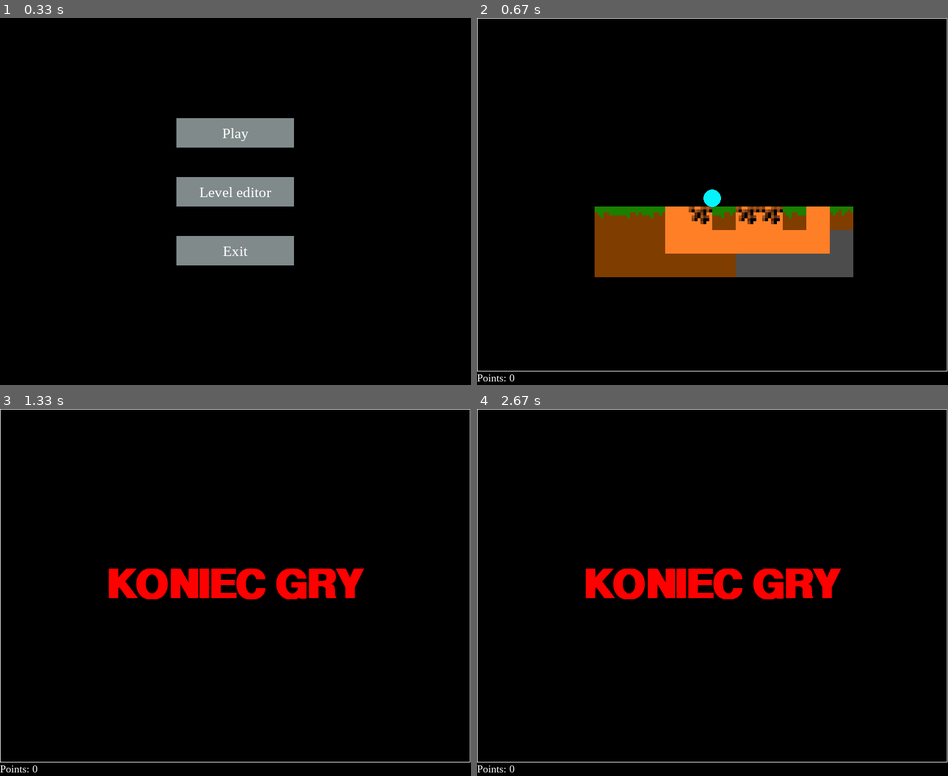
Above: before the commit, frames 1-4 (two rows, left to right).
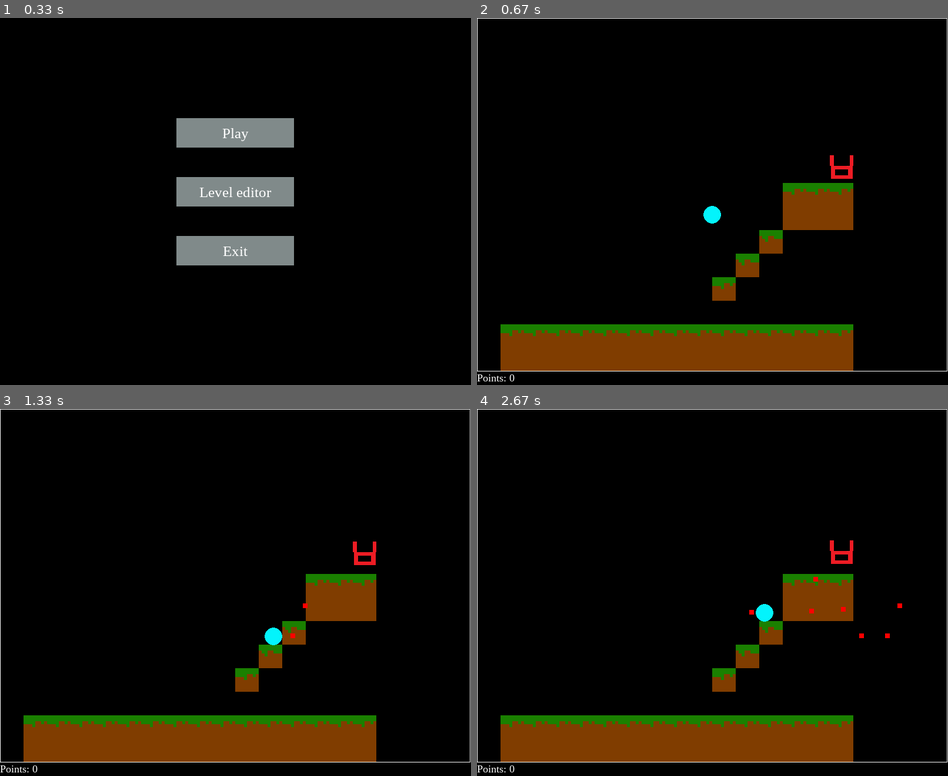
Above: after the commit, the same moments.

Repository: kamilxkruk/PyGamePlatformer
Game: pygame game, started from main.py
Two runs of this game, one before a commit and one after it. Both use one fixed random seed, a clock stepped at 60 frames per second and the inputs below.
Inputs (mouse positions are in pixels of both pictures, inside the frame that each line leads up to):
- Up to frame 1 (0.33 s): no input
- Up to frame 2 (0.67 s): click "Play" at 0.38 s
- Up to frame 3 (1.33 s): hold Ctrl 0.67-1.13 s; hold D 0.67-1.13 s; move the mouse to (240, 643) at 0.7 s; hold D from 1.17 s (still down); tap Ctrl at 1.23 s
- Up to frame 4 (2.67 s): tap Ctrl at 1.53, 1.73, 2.07, 2.37, 2.57 s; release D at 1.63 s; hold W 1.67-1.97 s; hold D 2-2.47 s; hold A from 2.5 s (still down)

Frame 1 is identical in both runs. In frame 2, 21% of the frame differs, in the area x 4-80%, y 37-97%; in frame 3, 15%; in frame 4, 15%.

Commit message:
Add moving monster, player shooting abbility

Diff:
--- a/gameObject.py
+++ b/gameObject.py
@@ -72,6 +72,8 @@
                 self.gameMode = GAMEMODE_MENU
             elif self.gameMode == GAMEMODE_LEVEL_EDITOR and event.type == pygame.KEYDOWN and event.key == pygame.K_s:
                 self.saveLevelEditorDataToFile()
+            elif self.gameMode == GAMEMODE_GAME and event.type == pygame.KEYDOWN and event.key == pygame.K_LCTRL:
+                self.player.shoot()
 
             elif event.type == pygame.MOUSEBUTTONDOWN:
                 mousePosition = pygame.mouse.get_pos()
@@ -122,6 +124,7 @@
 
         if self.gameMode == GAMEMODE_GAME:
             self.player.move(keys)
+            self.player.moveMonsters()
 
     def print(self):
         self.display.fill(BLACK)
--- a/level1.txt
+++ b/level1.txt
@@ -4,12 +4,12 @@
 [0, 0, 0, 0, 0, 0, 0, 0, 0, 0, 0, 0, 0, 0, 0, 0, 0, 0, 0, 0],
 [0, 0, 0, 0, 0, 0, 0, 0, 0, 0, 0, 0, 0, 0, 0, 0, 0, 0, 0, 0],
 [0, 0, 0, 0, 0, 0, 0, 0, 0, 0, 0, 0, 0, 0, 0, 0, 0, 0, 0, 0],
+[0, 0, 0, 0, 0, 0, 0, 0, 0, 0, 0, 0, 0, 0, 0, 10, 0, 0, 0, 0],
+[0, 0, 0, 0, 0, 0, 0, 0, 0, 0, 0, 0, 0, 1, 1, 1, 0, 0, 0, 0],
+[0, 0, 0, 0, 0, 0, 0, 0, 0, 0, 0, 0, 0, 4, 4, 4, 0, 0, 0, 0],
+[0, 0, 0, 0, 0, 0, 0, 0, 0, 0, 0, 0, 3, 0, 0, 0, 0, 0, 0, 0],
+[0, 0, 0, 0, 0, 0, 0, 0, 0, 0, 0, 3, 0, 0, 0, 0, 0, 0, 0, 0],
+[0, 0, 0, 0, 0, 0, 0, 0, 0, 0, 1, 0, 0, 0, 0, 0, 0, 0, 0, 0],
 [0, 0, 0, 0, 0, 0, 0, 0, 0, 0, 0, 0, 0, 0, 0, 0, 0, 0, 0, 0],
-[0, 0, 0, 0, 0, 0, 0, 0, 0, 0, 0, 0, 0, 0, 0, 0, 0, 0, 0, 0],
-[0, 0, 0, 0, 0, 3, 1, 1, 9, 8, 1, 8, 8, 3, 9, 2, 0, 0, 0, 0],
-[0, 0, 0, 0, 0, 4, 4, 4, 9, 9, 9, 9, 9, 9, 9, 5, 0, 0, 0, 0],
-[0, 0, 0, 0, 0, 4, 4, 4, 4, 4, 4, 5, 5, 5, 5, 5, 0, 0, 0, 0],
-[0, 0, 0, 0, 0, 0, 0, 0, 0, 0, 0, 0, 0, 0, 0, 0, 0, 0, 0, 0],
-[0, 0, 0, 0, 0, 0, 0, 0, 0, 0, 0, 0, 0, 0, 0, 0, 0, 0, 0, 0],
-[0, 0, 0, 0, 0, 0, 0, 0, 0, 0, 0, 0, 0, 0, 0, 0, 0, 0, 0, 0],
-[0, 0, 0, 0, 0, 0, 0, 0, 0, 0, 0, 0, 0, 0, 0, 0, 0, 0, 0, 0]]
+[0, 1, 1, 1, 1, 1, 1, 1, 1, 1, 1, 1, 1, 1, 1, 1, 0, 0, 0, 0],
+[0, 4, 4, 4, 4, 4, 4, 4, 4, 4, 4, 4, 4, 4, 4, 4, 0, 0, 0, 0]]
--- a/player.py
+++ b/player.py
@@ -6,18 +6,24 @@
 from sprites.lavaTopSprite import LavaTopSprite
 from sprites.playerSprite import PlayerSprite
 from sprites.platformSprite import PlatformSprite
+from sprites.monsterSprite import MonsterSprite
+from sprites.bulletSprite import BulletSprite
 from files import FileManagement
 from random import randint
 
 
 class Player(object):
+
     def __init__(self):
+
         self.centerOfScreen = (SCREEN_WIDTH / 2,SCREEN_HEIGHT / 2)
         self.velocity_X = 0
         self.velocity_Y = 0
         self.acc_x = 0
         self.acc_y = 0
 
+        self.directionX = DIRECTION_RIGHT
+
         self.points = 0
 
         self.iteration = 0
@@ -32,6 +38,9 @@
         self.platformSpriteGroup = pygame.sprite.Group()
         self.coinSpriteGroup = pygame.sprite.Group()
         self.lavaSpriteGroup = pygame.sprite.Group()
+        self.monsterSpriteGroup = pygame.sprite.Group()
+        self.bulletSpriteGroup = pygame.sprite.Group()
+
 
         #Prepare level sprites
         platformsFromFile = FileManagement().ReadLevelFromFile('level1.txt')
@@ -47,6 +56,8 @@
                         self.lavaSpriteGroup.add(LavaTopSprite(columnId * TILE_SIZE, rowId * TILE_SIZE))
                     elif tileValue == T_LAVA_DEEP[0]:
                         self.lavaSpriteGroup.add(LavaBottomSprite(columnId * TILE_SIZE, rowId * TILE_SIZE))
+                    elif tileValue == T_MONSTER[0]:
+                        self.monsterSpriteGroup.add(MonsterSprite(columnId * TILE_SIZE, rowId * TILE_SIZE))
 
 
         self.myFont = pygame.font.SysFont("Times New Roman", 18)
@@ -63,7 +74,7 @@
 
 
         self.musicPlayer = pygame.mixer.init()
-        self.coinSound = pygame.mixer.Sound('../testPyGame/assets/1.mp3')
+        self.coinSound = pygame.mixer.Sound('../pyGameProject1/sounds/1.mp3')
 
         self.platformCollision = []
 
@@ -79,8 +90,10 @@
 
         if keys[pygame.K_d]:
             self.acc_x = 1.5
+            self.directionX = DIRECTION_RIGHT
         elif keys[pygame.K_a]:
             self.acc_x = -1.5
+            self.directionX = DIRECTION_LEFT
 
         if keys[pygame.K_w]:
             self.playerSprite.rect.y += 1
@@ -127,6 +140,17 @@
             if collidePlatformY and self.velocity_Y < 0:
                 self.velocity_Y = 0
                 self.playerSprite.rect.top = collidePlatformY[0].rect.bottom+1
+
+        for bullet in self.bulletSpriteGroup:
+            bullet.updateBullet()
+
+    def shoot(self):
+        self.bulletSpriteGroup.add(BulletSprite(self.directionX,self.playerSprite.rect))
+
+    def moveMonsters(self):
+        for monster in self.monsterSpriteGroup:
+            monster.move()
+
 
     def detectCoinCollision(self):
         collision = spritecollide(self.playerSprite,self.coinSpriteGroup,True)
@@ -150,6 +174,15 @@
 
             self.showEndGameLabel = True
 
+    def detectBulletCollision(self):
+        for monster in self.monsterSpriteGroup:
+            if pygame.sprite.spritecollide(monster,self.bulletSpriteGroup,True):
+                if monster.lives > 1:
+                    monster.lives -= 1
+                else:
+                    self.monsterSpriteGroup.remove(monster)
+
+
 
     def display(self, display: pygame.Surface):
         display.blit(self.infoLabel,self.infoLabelRect)
@@ -169,6 +202,13 @@
             self.playerSpriteGroup.update()
             self.playerSpriteGroup.draw(display)
 
+            self.monsterSpriteGroup.update()
+            self.monsterSpriteGroup.draw(display)
+
+            self.bulletSpriteGroup.update()
+            self.bulletSpriteGroup.draw(display)
+
             self.detectPlatformCollision()
             self.detectCoinCollision()
             self.detectLavaCollision()
+            self.detectBulletCollision()
--- a/settings.py
+++ b/settings.py
@@ -46,7 +46,8 @@
 T_COIN = (7,'coin.png')
 T_LAVA_TOP = (8,'lava_top.png')
 T_LAVA_DEEP = (9,'lava_deep.png')
-TERRAIN_TYPES = [T_GRASS,T_GRASS1,T_GRASS2,T_DIRT,T_STONE,T_SAND,T_COIN,T_LAVA_TOP,T_LAVA_DEEP]
+T_MONSTER = (10,'monster.png')
+TERRAIN_TYPES = [T_GRASS,T_GRASS1,T_GRASS2,T_DIRT,T_STONE,T_SAND,T_COIN,T_LAVA_TOP,T_LAVA_DEEP,T_MONSTER]
 
 TERRAIN_GRAPHICS = {}
 for terrain in TERRAIN_TYPES:
@@ -58,3 +59,7 @@
 GAMEMODE_MENU = 0
 GAMEMODE_GAME = 1
 GAMEMODE_LEVEL_EDITOR = 2
+
+#Direction consts
+DIRECTION_LEFT = 0
+DIRECTION_RIGHT = 1
--- a/sprites/baseTerrainSprite.py
+++ b/sprites/baseTerrainSprite.py
@@ -1,5 +1,5 @@
 import pygame
-import settings
+from settings import *
 from pygame import Surface
 from pygame.sprite import Sprite
 
@@ -7,6 +7,6 @@
 
     def __init__(self,x:float,y:float):
        Sprite.__init__(self)
-       self.image = Surface((8,8))
+       self.image = Surface((TILE_SIZE,TILE_SIZE))
        self.rect = self.image.get_rect()
        self.rect.topleft = (x,y)
--- /dev/null
+++ b/sprites/bulletSprite.py
@@ -0,0 +1,22 @@
+import pygame
+from pygame import Rect
+from pygame.sprite import Sprite
+from settings import *
+
+class BulletSprite(Sprite):
+    def __init__(self, bulletDirection, playerRect: Rect):
+        Sprite.__init__(self)
+        self.image = pygame.Surface((8,8))
+        self.image.fill(RED)
+        self.rect = self.image.get_rect()
+        self.bulletDirection = bulletDirection
+        if self.bulletDirection == DIRECTION_RIGHT:
+            self.rect.midleft = playerRect.midright
+        elif self.bulletDirection == DIRECTION_LEFT:
+            self.rect.midright = playerRect.midleft
+
+    def updateBullet(self):
+        if self.bulletDirection == DIRECTION_RIGHT:
+            self.rect.x += 5
+        elif self.bulletDirection == DIRECTION_LEFT:
+            self.rect.x -= 5
--- /dev/null
+++ b/sprites/monsterSprite.py
@@ -0,0 +1,27 @@
+import pygame
+from settings import *
+from pygame.sprite import Sprite
+
+class MonsterSprite(Sprite):
+
+    AMPLITUDE = 20
+
+    def __init__(self,x:float,y:float):
+        Sprite.__init__(self)
+        self.image = TERRAIN_GRAPHICS[T_MONSTER[0]]
+        self.image.set_colorkey(WHITE)
+        self.rect = self.image.get_rect()
+        self.rect.topleft = (x,y)
+        self.respawnPoint = self.rect.topleft
+        self.lives = 3
+        self.direction = -1
+
+    def move(self):
+        #Tutaj opiszemy logike poruszania się naszego potwora
+        if self.respawnPoint[1] - self.rect.topleft[1] > 20:
+            self.direction *= -1
+        elif self.rect.topleft[1] >= self.respawnPoint[1]:
+            self.direction *= -1
+            self.rect.topleft = self.respawnPoint
+
+        self.rect.y += self.direction
Binary file added: assets/monster.png
